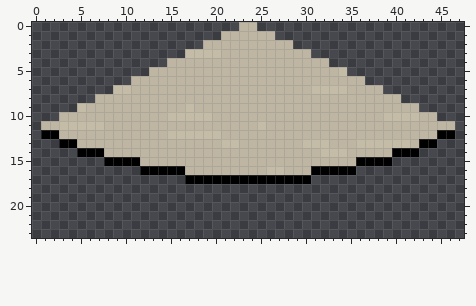
Pixel-art sprite -- artwork/sprites/paper/flat_48x24/desert/desert_9.png. The picture above is the old version.
The file is 48x24 pixels. Colours within 5 levels of each other are drawn and written as one.
New version:
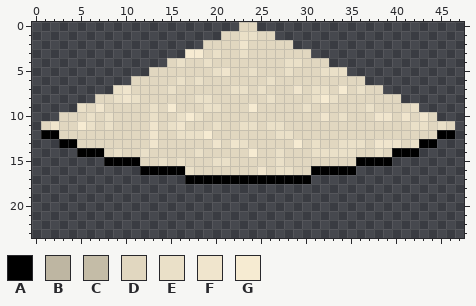
Palette (. is transparent): A #000000  B #beb6a2  C #c4bca7  D #e1d7c0  E #eae0c8  F #f0e5cd  G #f6ebd2
Changes in this commit:
Changed rows in their new state; - is an unchanged pixel.
first column x 1:
 0 ----------------------DD----------------------
 1 --------------------DDEEDD--------------------
 2 ------------------DDDDFDDDDD------------------
 3 ----------------GGDEDDEDDDDDDD----------------
 4 --------------DEDDEDDDDDDDDEEDDD--------------
 5 ------------DDDDDDDEFDDEDDDEDDDEEE------------
 6 ----------DDDDDEDEDDDDDDDEDDDDDDDDDD----------
 7 --------EFDDDDEDDDDDDEEDEDDDFDEEDGDEDD--------
 8 ------DDEFEDDDDDDEEDDDDDDEDDDDEGEDDDDDDD------
 9 ----EDFDDDDDEDGDDDEEDDDGDDDDDEDDDDDDEDDDDE----
10 --DDDEDEDDDDEDDEGEDDDDDDDDDDDDDFDEDDDFFDFDFD--
11 DFDDGEDEDDDDFDEFDDDEDDEEDEEDDDDDDDDDDDDDDEEDED
12 --DDDDDDDDDDFDDEEEGDDDDDDDEEDDDDDDDDDDDDDDDD--
13 ----DDDDDDDDFDDDDDDFDFEDDDDDGDEDDEEEDFFFDE----
14 -------DEDDEDDDDDEDDDDDGDDEDDDEEEEEDDED-------
15 -----------DDEDEDDDEEDDDDDEDDDDDDDD-----------
16 ----------------EDDDDDDDFDEEDD----------------
